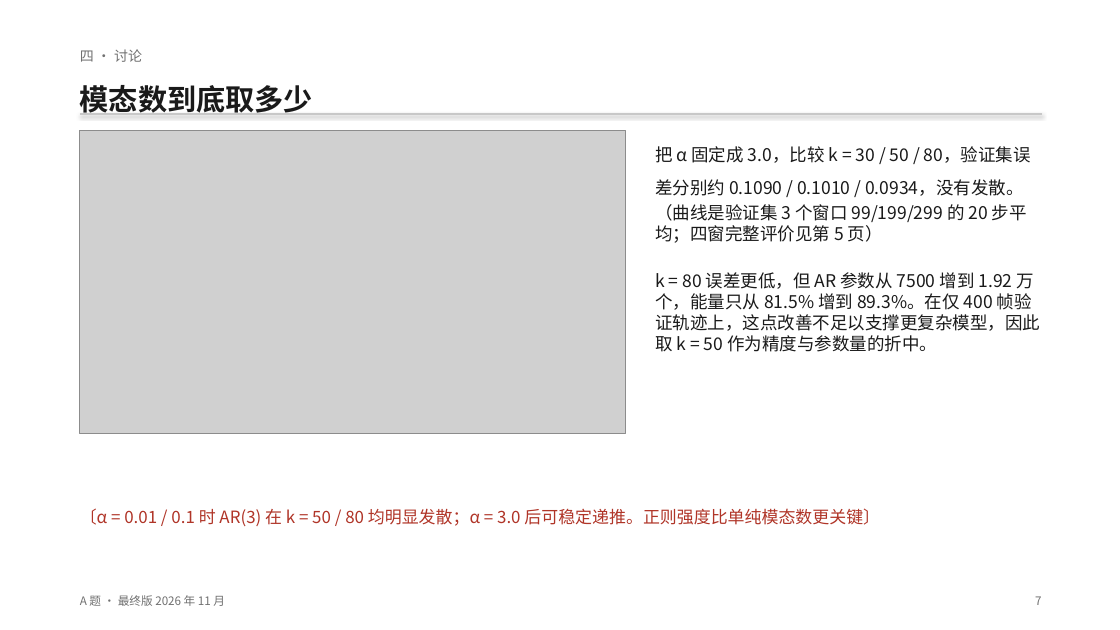
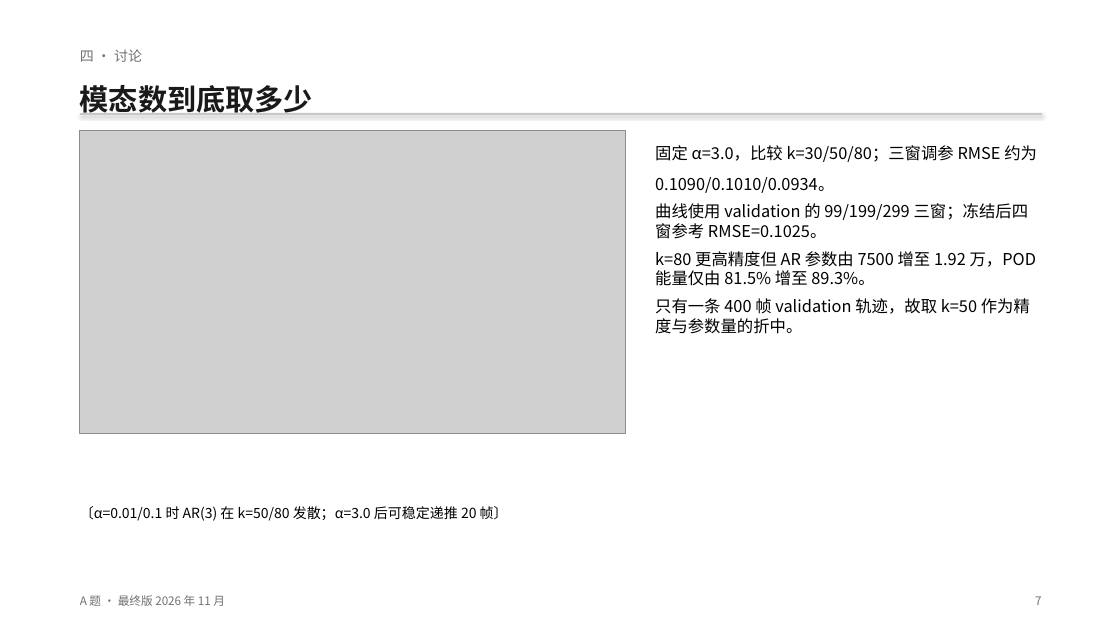
Before and after one commit to tuofeilun711/-A-, a slide deck: slide 7 of deliverables/A题_POD-AR_答辩汇报.pptx. Drawn at 1120x630 pixels with LibreOffice and Linux fonts; fonts in the diff are those of the drawing; grey boxes stand for pictures. Boxes give left, top, right and bottom in pixels: in the first picture for what was removed or moved away, otherwise in the second. Text is boxed around its words. In the diff, an @@ line names an element or a change of style, - is before the commit and + after.

Commit message:
Correct evaluation artifacts and uncertainty analysis
- add per-horizon common-reference output
- execute and report 20-member ensemble reliability
- add a strict forward-only Q3 ablation
- align validation protocol and revise the presentation

```diff
--- a/deliverables/A题_POD-AR_答辩汇报.pptx
+++ b/deliverables/A题_POD-AR_答辩汇报.pptx
@@ text at [655,145,1037,334]: text changed; size 15 to 14 pt; text colour #1A1A1A to #000000 @@
-把 α 固定成 3.0，比较 k = 30 / 50 / 80，验证集误差分别约 0.1090 / 0.1010 / 0.0934，没有发散。
-（曲线是验证集 3 个窗口 99/199/299 的 20 步平均；四窗完整评价见第 5 页）
-k = 80 误差更低，但 AR 参数从 7500 增到 1.92 万个，能量只从 81.5% 增到 89.3%。在仅 400 帧验证轨迹上，这点改善不足以支撑更复杂模型，因此取 k = 50 作为精度与参数量的折中。
+固定 α=3.0，比较 k=30/50/80；三窗调参 RMSE 约为 0.1090/0.1010/0.0934。
+曲线使用 validation 的 99/199/299 三窗；冻结后四窗参考 RMSE=0.1025。
+k=80 更高精度但 AR 参数由 7500 增至 1.92 万，POD 能量仅由 81.5% 增至 89.3%。
+只有一条 400 帧 validation 轨迹，故取 k=50 作为精度与参数量的折中。
@@ text at [80,506,508,521]: text changed; size 14.5 to 12 pt; text colour #B03528 to #000000 @@
-〔α = 0.01 / 0.1 时 AR(3) 在 k = 50 / 80 均明显发散；α = 3.0 后可稳定递推。正则强度比单纯模态数更关键〕
+〔α=0.01/0.1 时 AR(3) 在 k=50/80 发散；α=3.0 后可稳定递推 20 帧〕
```
Also in this commit, not shown: 6 other slides changed, 23 other files.
